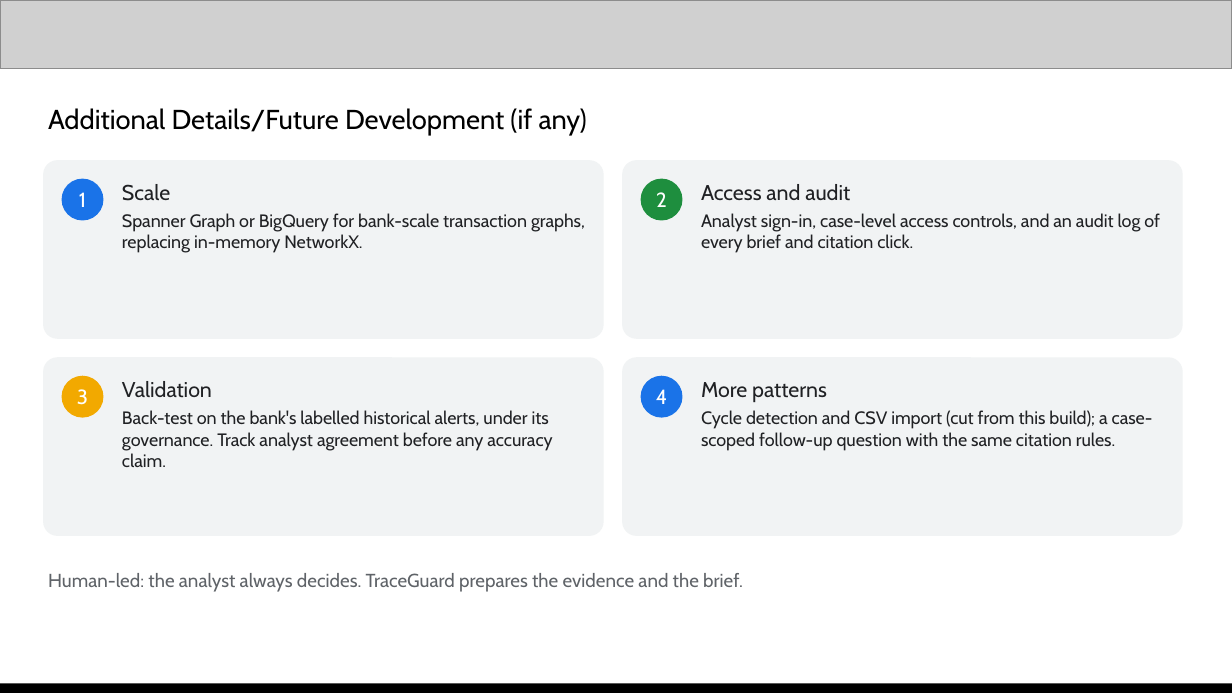
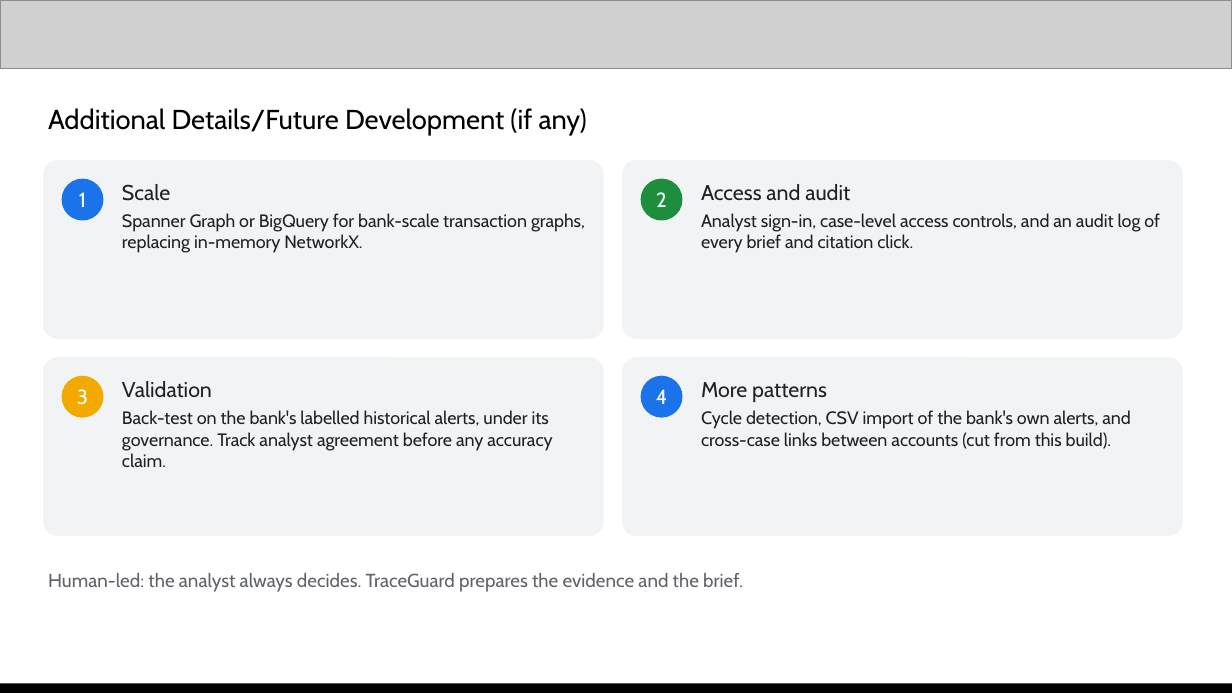
Before and after one commit to shieryl-ryle/traceguard, a slide deck: slide 12 of submission/TraceGuard-proposal.pptx. Drawn at 1232x693 pixels with LibreOffice and Linux fonts; fonts in the diff are those of the drawing; grey boxes stand for pictures. Boxes give left, top, right and bottom in pixels: in the first picture for what was removed or moved away, otherwise in the second. Text is boxed around its words. In the diff, an @@ line names an element or a change of style, - is before the commit and + after.

Commit message:
docs(TASK-007): deck, script and screenshots for the new UI (#20-#22)
Screenshots retaken on the side-by-side layout with the Verified panel and
follow-up question. Slide 4 adds the follow-up question; slide 6 callouts
match the new layout; slide 10 shows citation highlight, the full
Verified panel and an honest follow-up refusal; slide 12 drops the
now-built follow-up from future work; test count 168. Video script's
1:20-2:15 section covers verification and the follow-up refusal.

```diff
--- a/submission/TraceGuard-proposal.pptx
+++ b/submission/TraceGuard-proposal.pptx
@@ text at bbox=[701, 410, 1131, 449]: text changed @@
-Cycle detection and CSV import (cut from this build); a case-scoped follow-up question with the same citation rules.
+Cycle detection, CSV import of the bank's own alerts, and cross-case links between accounts (cut from this build).
```
Also in this commit, not shown: 5 other slides changed, 1 slide added, 1 slide removed, 10 other files.
